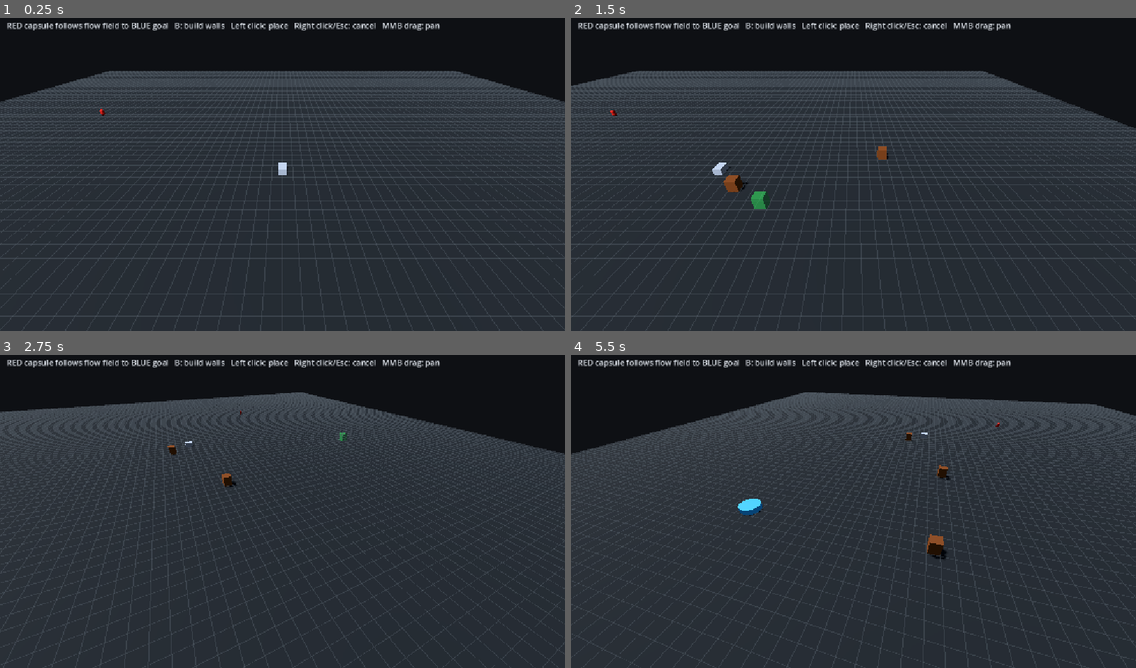
Above: before the commit, frames 1-4 (two rows, left to right).
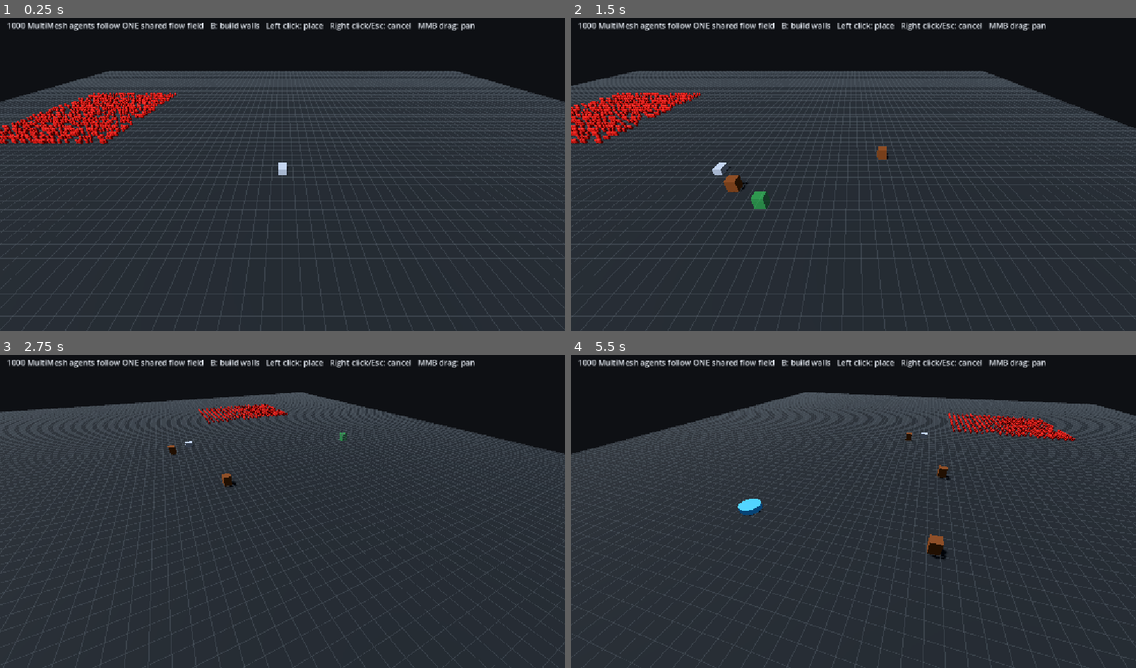
Above: after the commit, the same moments.

Repository: CaptainTiki/HordeLab
Game: Godot game, scene res://scenes/main.tscn
Same seed, same stepped clock (60 frames per second), same inputs: the game is played once before the commit and once after it.
Inputs (mouse positions are in pixels of both pictures, inside the frame that each line leads up to):
- Up to frame 1 (0.25 s): no input
- Up to frame 2 (1.5 s): tap Enter at 0.5 s; move the mouse to (977, 155) at 0.52 s; hold D 0.53-1.25 s; tap B at 0.6 s; click (977, 155) at 0.67 s; drag from (740, 187) to (825, 237) at 1.27 s
- Up to frame 3 (2.75 s): move the mouse to (339, 439) at 2.02 s; hold D from 2.03 s (still down); hold Q from 2.03 s (still down)
- Up to frame 4 (5.5 s): release D at 2.75 s; release Q at 2.75 s; drag from (825, 574) to (684, 461) at 2.77 s; move the mouse to (1023, 558) at 3.52 s; hold A 3.53-4.25 s; tap B at 3.6 s; drag from (684, 461) to (768, 430) at 4.27 s; move the mouse to (881, 508) at 5.02 s; hold S from 5.03 s (still down); hold Q from 5.03 s (still down); click (881, 508) at 5.17 s

The runs differ from the first frame. In frame 1, 3.8% of the frame differs, in the area x 0-84%, y 1-41%; in frame 2, 3.0%; in frame 3, 1.7%; in frame 4, 2.1%.

Commit message:
Replace test agent with 1000-agent MultiMesh horde

Diff:
--- a/scenes/main.tscn
+++ b/scenes/main.tscn
@@ -6,7 +6,7 @@
 [ext_resource type="Script" path="res://scripts/battlefield_grid.gd" id="4_grid"]
 [ext_resource type="Script" path="res://scripts/build_controller.gd" id="5_build"]
 [ext_resource type="Script" path="res://scripts/flow_field.gd" id="6_flow"]
-[ext_resource type="Script" path="res://scripts/flow_agent.gd" id="7_agent"]
+[ext_resource type="Script" path="res://scripts/horde_simulation.gd" id="7_horde"]
 
 [sub_resource type="StandardMaterial3D" id="Ground_material"]
 albedo_color = Color(0.14, 0.16, 0.18, 1)
@@ -52,17 +52,6 @@
 bottom_radius = 2.0
 height = 1.0
 radial_segments = 24
-
-[sub_resource type="StandardMaterial3D" id="Agent_material"]
-albedo_color = Color(0.9, 0.16, 0.12, 1)
-roughness = 0.65
-
-[sub_resource type="CapsuleMesh" id="Agent_mesh"]
-material = SubResource("Agent_material")
-radius = 0.55
-height = 1.8
-radial_segments = 12
-rings = 4
 
 [sub_resource type="Environment" id="Environment_world"]
 background_mode = 1
@@ -114,14 +103,11 @@
 grid_path = NodePath("../BattlefieldGrid")
 goal_path = NodePath("../Goal")
 
-[node name="TestAgent" type="Node3D" parent="."]
-position = Vector3(-56, 0.9, -30)
-script = ExtResource("7_agent")
+[node name="HordeSimulation" type="Node3D" parent="."]
+script = ExtResource("7_horde")
 grid_path = NodePath("../BattlefieldGrid")
 flow_field_path = NodePath("../FlowField")
-
-[node name="MeshInstance3D" type="MeshInstance3D" parent="TestAgent"]
-mesh = SubResource("Agent_mesh")
+agent_count = 1000
 
 [node name="RTSCamera" type="Node3D" parent="."]
 script = ExtResource("1_camera")
@@ -152,8 +138,8 @@
 [node name="Instructions" type="Label" parent="HUD"]
 offset_left = 14.0
 offset_top = 12.0
-offset_right = 760.0
+offset_right = 900.0
 offset_bottom = 52.0
 theme_override_colors/font_color = Color(0.9, 0.92, 0.95, 1)
 theme_override_font_sizes/font_size = 16
-text = "RED capsule follows flow field to BLUE goal   B: build walls   Left click: place   Right click/Esc: cancel   MMB drag: pan"
+text = "1000 MultiMesh agents follow ONE shared flow field   B: build walls   Left click: place   Right click/Esc: cancel   MMB drag: pan"
Not shown: 1 places in scenes/main.tscn that only renumber resources
